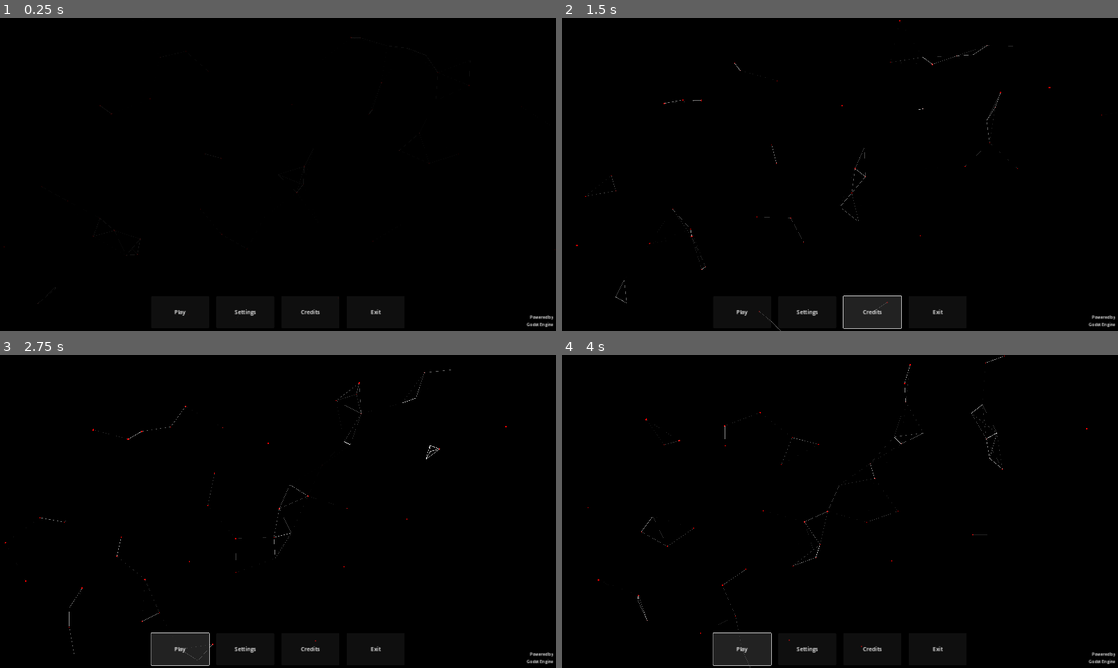
Above: before the commit, frames 1-4 (two rows, left to right).
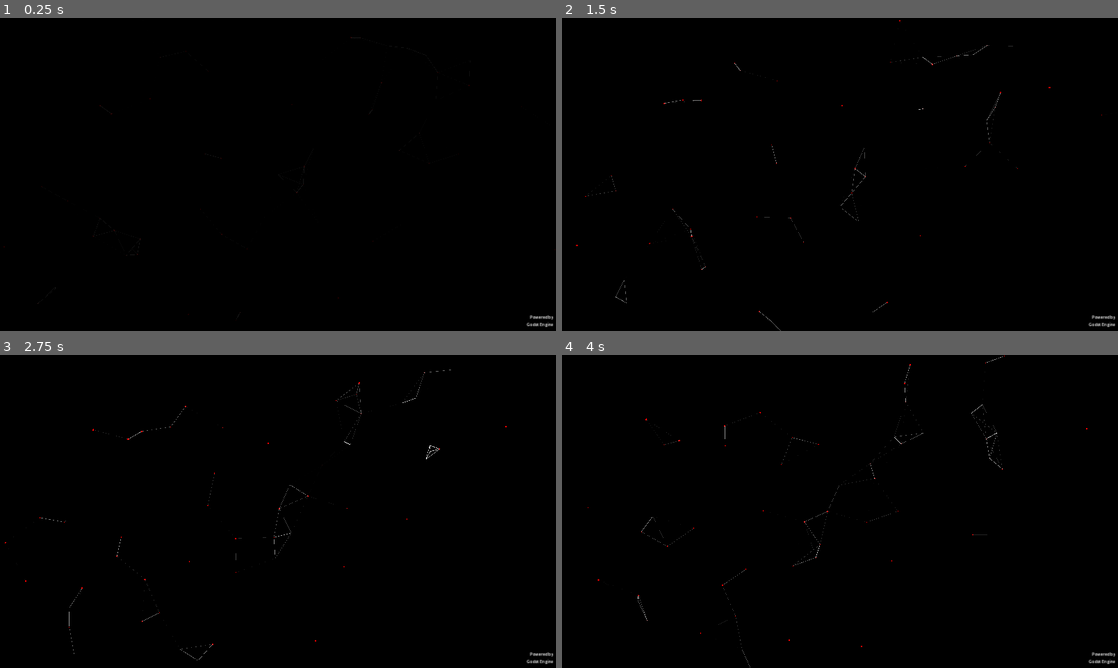
Above: after the commit, the same moments.

Repository: shelhelix/GodotGameTemplate
Game: Godot game, scene res://scenes/EntryPoint.tscn
Same seed, same stepped clock (60 frames per second), same inputs: the game is played once before the commit and once after it.
Inputs (mouse positions are in pixels of both pictures, inside the frame that each line leads up to):
- Up to frame 1 (0.25 s): no input
- Up to frame 2 (1.5 s): click (806, 312) at 0.5 s, where only the run before the commit has a clickable "Settings"; click (873, 312) at 1.25 s, where only the run before the commit has a clickable "Credits"
- Up to frame 3 (2.75 s): click (177, 649) at 2 s, where only the run before the commit has a clickable "Play"
- Up to frame 4 (4 s): click (739, 649) at 2.75 s, where only the run before the commit has a clickable "Play"; click (739, 649) at 3.5 s, where only the run before the commit has a clickable "Play"

The runs differ from the first frame. In frame 1, 0.1% of the frame differs, in the area x 31-69%, y 92-96%; in frame 2, 1.2%; in frame 3, 1.2%; in frame 4, 1.2%, in the area x 27-69%, y 88-100%.

Commit message:
added tweens for buttons

Diff:
--- a/scenes/EntryPoint.tscn
+++ b/scenes/EntryPoint.tscn
@@ -1,7 +1,8 @@
-[gd_scene load_steps=3 format=3 uid="uid://clg8corn3you1"]
+[gd_scene load_steps=4 format=3 uid="uid://clg8corn3you1"]
 
 [ext_resource type="Script" path="res://addons/label_font_auto_sizer/label_auto_sizer.gd" id="1_bf8as"]
 [ext_resource type="Script" path="res://addons/fancy_particles/particles.gd" id="3_4c4vg"]
+[ext_resource type="Script" path="res://scripts/entry_point/buttons_animator.gd" id="3_xp8ib"]
 
 [node name="EntryPoint" type="Control"]
 layout_mode = 3
@@ -55,28 +56,40 @@
 _current_font_size = 16
 _last_size_state = 1
 
-[node name="Buttons" type="HBoxContainer" parent="."]
+[node name="MainMenuButtons" type="HFlowContainer" parent="." node_paths=PackedStringArray("buttons")]
 layout_mode = 1
 anchors_preset = 7
 anchor_left = 0.5
 anchor_top = 1.0
 anchor_right = 0.5
 anchor_bottom = 1.0
-offset_left = -497.0
-offset_top = -120.0
-offset_right = 497.0
-offset_bottom = -10.0
+offset_left = -496.0
+offset_top = -111.0
+offset_right = 498.0
+offset_bottom = -11.0
 grow_horizontal = 2
 grow_vertical = 0
-theme_override_constants/separation = 25
+theme_override_constants/h_separation = 25
 alignment = 1
-
-[node name="PlayButton" type="Button" parent="Buttons"]
-custom_minimum_size = Vector2(200, 0)
-layout_mode = 2
-text_overrun_behavior = 3
-
-[node name="GodotLabel" type="Label" parent="Buttons/PlayButton"]
+script = ExtResource("3_xp8ib")
+buttons = [NodePath("Cell/Button"), NodePath("Cell2/Button"), NodePath("Cell3/Button"), NodePath("Cell4/Button")]
+hide_offset = Vector2(0, 150)
+
+[node name="Cell" type="Control" parent="MainMenuButtons"]
+custom_minimum_size = Vector2(200, 100)
+layout_mode = 2
+
+[node name="Button" type="Button" parent="MainMenuButtons/Cell"]
+custom_minimum_size = Vector2(200, 100)
+layout_mode = 1
+anchors_preset = 15
+anchor_right = 1.0
+anchor_bottom = 1.0
+grow_horizontal = 2
+grow_vertical = 2
+text_overrun_behavior = 3
+
+[node name="Label" type="Label" parent="MainMenuButtons/Cell/Button"]
 layout_mode = 1
 anchors_preset = 15
 anchor_right = 1.0
@@ -98,12 +111,21 @@
 _current_font_size = 29
 _last_size_state = 1
 
-[node name="Settings" type="Button" parent="Buttons"]
-custom_minimum_size = Vector2(200, 0)
-layout_mode = 2
-text_overrun_behavior = 3
-
-[node name="GodotLabel" type="Label" parent="Buttons/Settings"]
+[node name="Cell2" type="Control" parent="MainMenuButtons"]
+custom_minimum_size = Vector2(200, 100)
+layout_mode = 2
+
+[node name="Button" type="Button" parent="MainMenuButtons/Cell2"]
+custom_minimum_size = Vector2(200, 100)
+layout_mode = 1
+anchors_preset = 15
+anchor_right = 1.0
+anchor_bottom = 1.0
+grow_horizontal = 2
+grow_vertical = 2
+text_overrun_behavior = 3
+
+[node name="Label" type="Label" parent="MainMenuButtons/Cell2/Button"]
 layout_mode = 1
 anchors_preset = 15
 anchor_right = 1.0
@@ -125,47 +147,29 @@
 _current_font_size = 29
 _last_size_state = 1
 
-[node name="Credits" type="Button" parent="Buttons"]
-custom_minimum_size = Vector2(200, 0)
-layout_mode = 2
-text_overrun_behavior = 3
-
-[node name="GodotLabel" type="Label" parent="Buttons/Credits"]
-layout_mode = 1
-anchors_preset = 15
-anchor_right = 1.0
-anchor_bottom = 1.0
-grow_horizontal = 2
-grow_vertical = 2
-theme_override_font_sizes/font_size = 29
-text = "Credits"
-horizontal_alignment = 1
-vertical_alignment = 1
-autowrap_mode = 3
-clip_text = true
-script = ExtResource("1_bf8as")
-_max_steps = 10
-_size_per_step = 1
-_size_just_modified_by_autosizer = false
-_set_defaults = true
-_base_font_size = 29
-_current_font_size = 29
-_last_size_state = 1
-
-[node name="Exit" type="Button" parent="Buttons"]
-custom_minimum_size = Vector2(200, 0)
-layout_mode = 2
-text_overrun_behavior = 3
-
-[node name="GodotLabel" type="Label" parent="Buttons/Exit"]
-layout_mode = 1
-anchors_preset = 15
-anchor_right = 1.0
-anchor_bottom = 1.0
-grow_horizontal = 2
-grow_vertical = 2
-theme_override_font_sizes/font_size = 29
-text = "Exit
+[node name="Cell3" type="Control" parent="MainMenuButtons"]
+custom_minimum_size = Vector2(200, 100)
+layout_mode = 2
+
+[node name="Button" type="Button" parent="MainMenuButtons/Cell3"]
+custom_minimum_size = Vector2(200, 100)
+layout_mode = 1
+anchors_preset = 15
+anchor_right = 1.0
+anchor_bottom = 1.0
+grow_horizontal = 2
+grow_vertical = 2
+text_overrun_behavior = 3
+
+[node name="Label" type="Label" parent="MainMenuButtons/Cell3/Button"]
+layout_mode = 1
+anchors_preset = 15
+anchor_right = 1.0
+anchor_bottom = 1.0
+grow_horizontal = 2
+grow_vertical = 2
+theme_override_font_sizes/font_size = 29
+text = "Credits
 "
 horizontal_alignment = 1
 vertical_alignment = 1
@@ -179,3 +183,39 @@
 _base_font_size = 29
 _current_font_size = 29
 _last_size_state = 1
+
+[node name="Cell4" type="Control" parent="MainMenuButtons"]
+custom_minimum_size = Vector2(200, 100)
+layout_mode = 2
+
+[node name="Button" type="Button" parent="MainMenuButtons/Cell4"]
+custom_minimum_size = Vector2(200, 100)
+layout_mode = 1
+anchors_preset = 15
+anchor_right = 1.0
+anchor_bottom = 1.0
+grow_horizontal = 2
+grow_vertical = 2
+text_overrun_behavior = 3
+
+[node name="Label" type="Label" parent="MainMenuButtons/Cell4/Button"]
+layout_mode = 1
+anchors_preset = 15
+anchor_right = 1.0
+anchor_bottom = 1.0
+grow_horizontal = 2
+grow_vertical = 2
+theme_override_font_sizes/font_size = 29
+text = "Exit"
+horizontal_alignment = 1
+vertical_alignment = 1
+autowrap_mode = 3
+clip_text = true
+script = ExtResource("1_bf8as")
+_max_steps = 10
+_size_per_step = 1
+_size_just_modified_by_autosizer = false
+_set_defaults = true
+_base_font_size = 29
+_current_font_size = 29
+_last_size_state = 1
--- /dev/null
+++ b/scripts/entry_point/buttons_animator.gd
@@ -0,0 +1,30 @@
+extends Node
+
+@export var buttons: Array[Button] = []
+@export var hide_offset: Vector2
+
+var buttons_positions := {}
+
+# Called when the node enters the scene tree for the first time.
+func _ready():
+	# remember position on the start
+	for button in buttons:
+		buttons_positions[button] = button.position
+	__hide_buttons(true)
+	__show_buttons()
+
+func __show_buttons():
+	var sequence := get_tree().create_tween().set_parallel(true)
+	var delay := 0.2
+	var currentDelay := 0.0
+	sequence.tween_interval(5.0)
+	sequence.chain()
+	for button in buttons:
+		sequence.tween_property(button, "position", buttons_positions[button], 0.4).set_delay(currentDelay).set_trans(Tween.TRANS_BACK).set_ease(Tween.EASE_OUT)
+		currentDelay += delay
+	sequence.play()
+
+func __hide_buttons(force: bool = false):
+	if (force):
+		for button in buttons:
+			button.position = buttons_positions[button] + hide_offset
